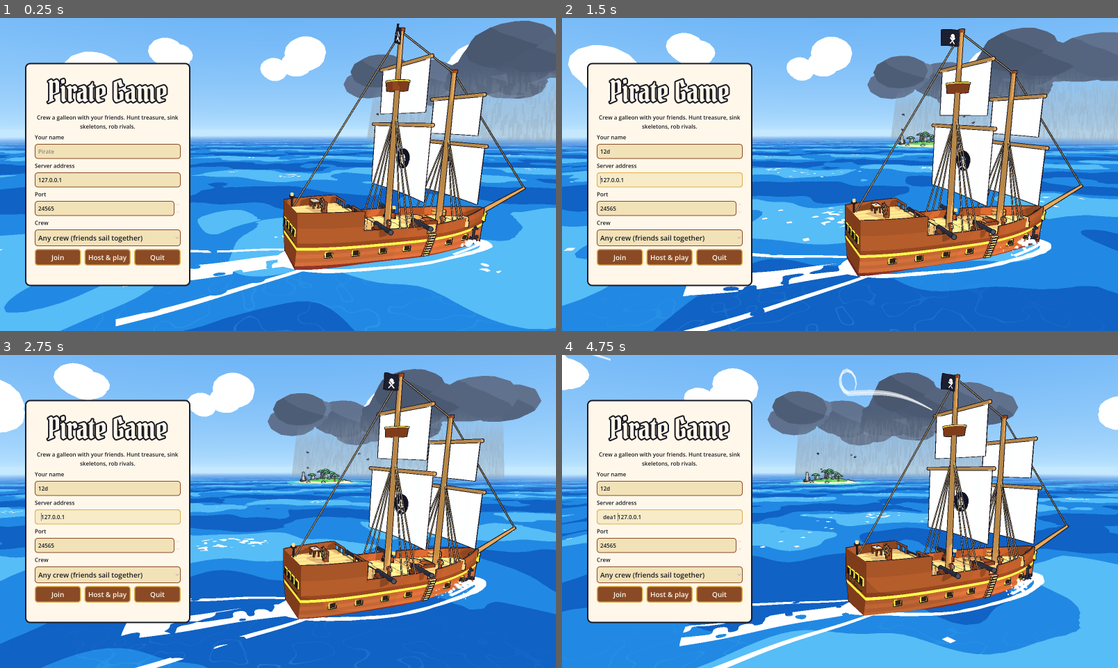
Above: before the commit, frames 1-4 (two rows, left to right).
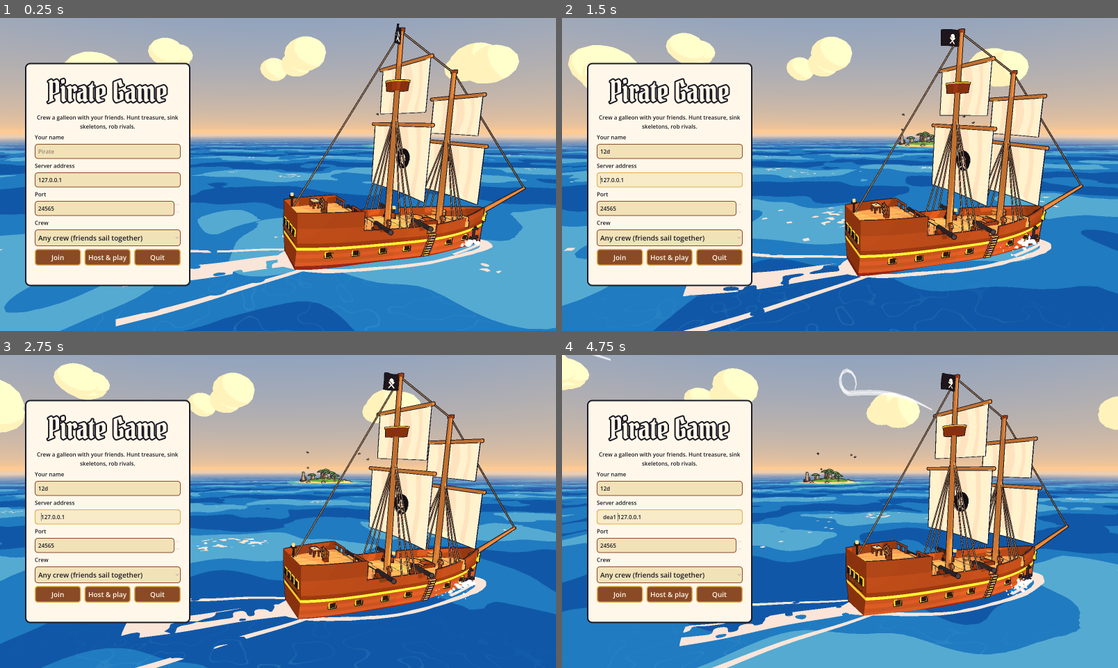
Above: after the commit, the same moments.

Repository: markcNewell/pirate-game
Game: Godot game, scene res://game/main.tscn
Two runs of this game, one before a commit and one after it. Both use one fixed random seed, a clock stepped at 60 frames per second and the inputs below.
Inputs (mouse positions are in pixels of both pictures, inside the frame that each line leads up to):
- Up to frame 1 (0.25 s): no input
- Up to frame 2 (1.5 s): click (667, 152) at 0.52 s; type "12" at 0.6 s; move the mouse to (962, 158) at 1.27 s; hold D (move_right) from 1.28 s (still down); hold Tab (crew) from 1.28 s (still down); click (962, 158) at 1.42 s
- Up to frame 3 (2.75 s): tap Space (jump) at 1.52, 1.82 s; release D (move_right) at 2 s; release Tab (crew) at 2 s; drag from (166, 527) to (250, 574) at 2.02 s
- Up to frame 4 (4.75 s): move the mouse to (895, 442) at 2.77 s; hold D (move_right) 2.78-3.5 s; hold E (interact) 2.78-3.5 s; drag from (812, 574) to (673, 464) at 3.52 s; move the mouse to (1006, 558) at 4.27 s; hold A (move_left) from 4.28 s (still down); tap 1 (weapon_1) at 4.35 s; tap Space (jump) at 4.52 s

The runs differ from the first frame. In frame 1, 71% of the frame differs, in the area x 0-100%, y 0-100%; in frame 2, 71%; in frame 3, 72%; in frame 4, 72%.

Commit message:
Title screen at golden hour with a clear sky; README leads with it
Co-Authored-By: Claude Opus 5.5 <noreply@anthropic.com>

Diff:
--- a/game/ui/menu_backdrop.gd
+++ b/game/ui/menu_backdrop.gd
@@ -16,6 +16,7 @@
 
 func _ready() -> void:
 	_world = World.new()
+	_world.storm_enabled = false
 	add_child(_world)
 	_ship = ShipView.new()
 	_ship.kind = ShipState.Kind.CREW
@@ -48,7 +49,7 @@
 	var right := (at - eye).cross(Vector3.UP).normalized()
 	_camera.look_at_from_position(eye, at - right * 15.0 + Vector3(0, 3.0, 0))
 	# Late afternoon, the sun low and golden behind the ships.
-	_world.follow(_camera.global_position, _time, {1: ship, 10: skel}, 0.7)
+	_world.follow(_camera.global_position, _time, {1: ship, 10: skel}, 0.765)
 
 
 ## A ship under sail at angle `a` round the circle (counter-clockwise), heading along it.
--- a/game/world/world.gd
+++ b/game/world/world.gd
@@ -7,6 +7,8 @@
 const SKY_TOP := Color("2f8ff0")
 
 var ocean: Ocean
+## The title screen turns the storm off so its sky stays clear.
+var storm_enabled := true
 var _clouds: Node3D
 var _env: Environment
 var _sky: ShaderMaterial
@@ -50,14 +52,15 @@
 	_camera = Vector2(camera_pos.x, camera_pos.z)
 	_dolphins.follow(camera_pos, sea_time, ships, get_process_delta_time())
 	_wind_lines.follow(camera_pos, Game.wind_dir(sea_time), _gloom, get_process_delta_time())
-	_inside = Storm.amount(_camera, sea_time)
+	_inside = Storm.amount(_camera, sea_time) if storm_enabled else 0.0
+	_storm.visible = storm_enabled
 	# The light changes slowly, so a few updates a second is plenty.
 	_daylight_wait -= get_process_delta_time()
 	if _daylight_wait <= 0.0:
 		_daylight_wait = 0.25
 		_apply_daylight(time_of_day if time_of_day >= 0.0 else Daylight.time_of_day(sea_time))
 	# Lightning lights up the whole scene for a moment, more the nearer it strikes.
-	var flash := _storm.follow(camera_pos, sea_time, _inside)
+	var flash := _storm.follow(camera_pos, sea_time, _inside) if storm_enabled else 0.0
 	_env.ambient_light_energy = _ambient + flash * 1.4
 	_light.light_energy = _light_energy * (1.0 + flash * 0.8)
 	# Clouds ride along with the camera so they always sit on the horizon, drifting slowly.
Binary file added: docs/screenshots/title.png
Not shown, changed: README.md
